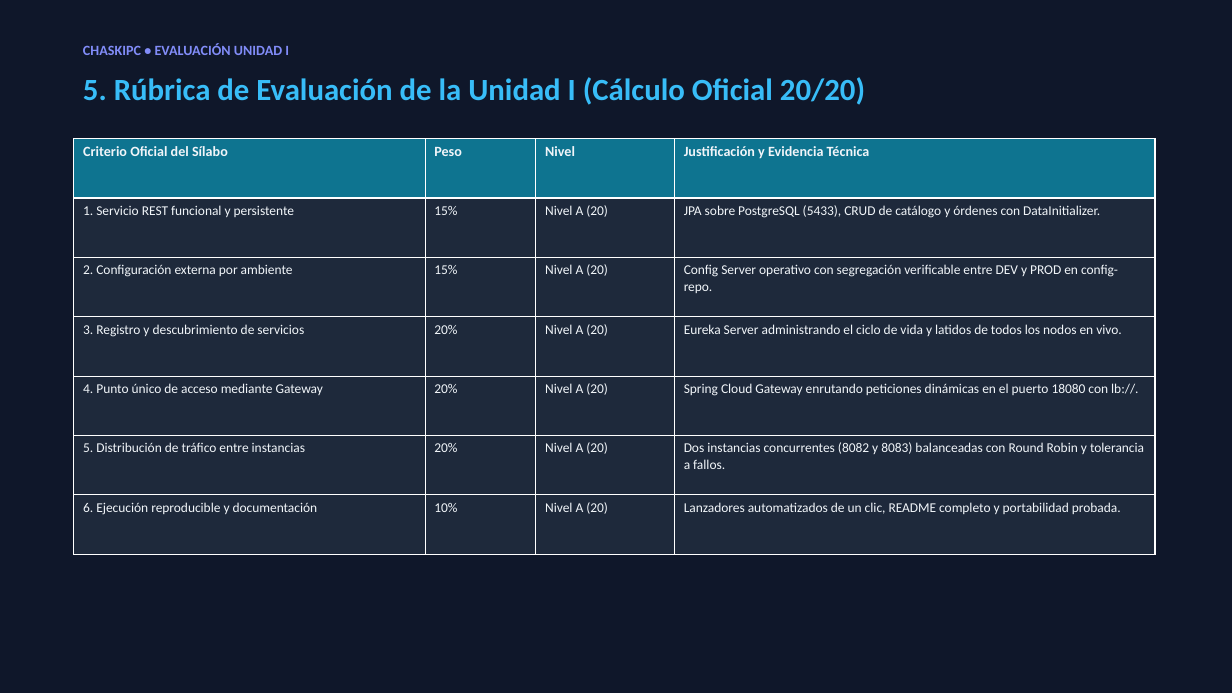
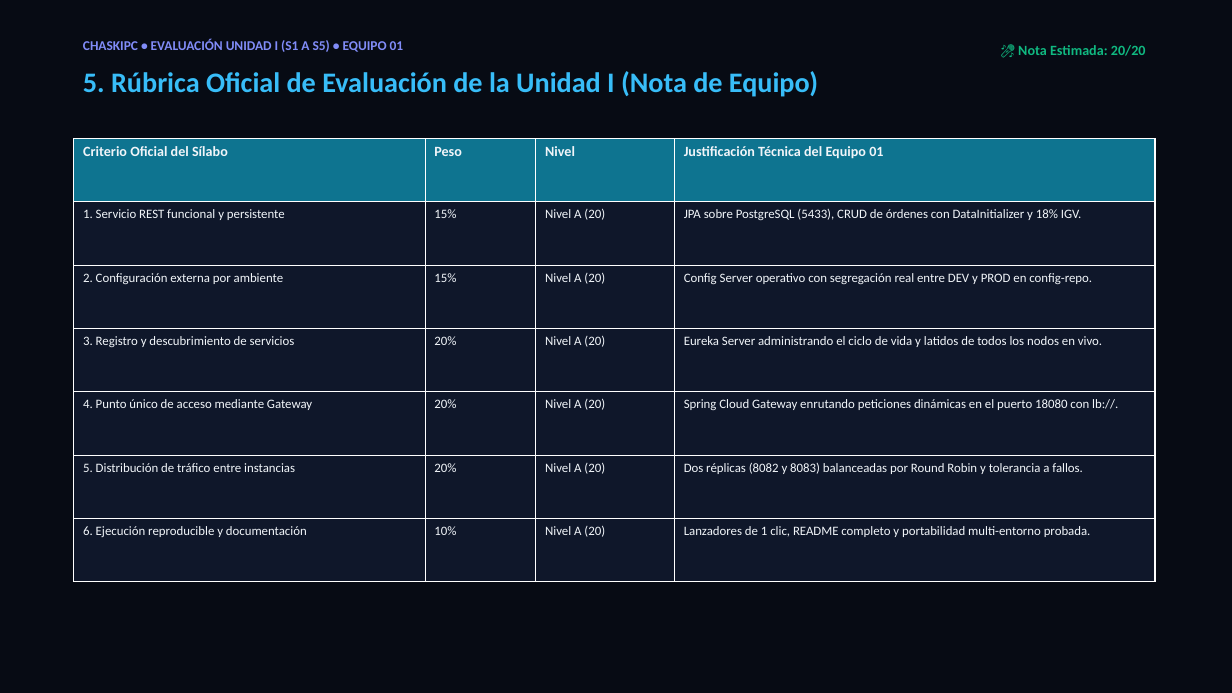
Before and after one commit to jaisesasaki24-cloud/ChaskiByte-Systems, a slide deck: slide 11 of presentacion.pptx (slide 8 before the commit). Drawn at 1232x693 pixels with LibreOffice and Linux fonts; fonts in the diff are those of the drawing. Boxes give left, top, right and bottom in pixels: in the first picture for what was removed or moved away, otherwise in the second. Text is boxed around its words. In the diff, an @@ line names an element or a change of style, - is before the commit and + after.

```diff
--- a/presentacion.pptx
+++ b/presentacion.pptx
@@ rectangle at <box>0,0,1232,693</box>: fill #0F172A to #070B14; outline #0F172A 0.75 pt to #070B14 0.75 pt @@
@@ text at <box>83,39,404,52</box>: text changed; size 11 to 10.5 pt @@
-CHASKIPC • EVALUACIÓN UNIDAD I
+CHASKIPC • EVALUACIÓN UNIDAD I (S1 A S5) • EQUIPO 01
@@ text added at <box>1018,45,1146,56</box>, 11 pt, text #10B981, bold @@
+🎤 Nota Estimada: 20/20
@@ text at <box>83,71,818,97</box>: text changed; size 24 to 22 pt @@
-5. Rúbrica de Evaluación de la Unidad I (Cálculo Oficial 20/20)
+5. Rúbrica Oficial de Evaluación de la Unidad I (Nota de Equipo)
@@ table at <box>74,139,1155,582</box> @@
-row 1, column 4: Justificación y Evidencia Técnica
+row 1, column 4: Justificación Técnica del Equipo 01
-row 2, column 4: JPA sobre PostgreSQL (5433), CRUD de catálogo y órdenes con DataInitializer.
+row 2, column 4: JPA sobre PostgreSQL (5433), CRUD de órdenes con DataInitializer y 18% IGV.
-row 3, column 4: Config Server operativo con segregación verificable entre DEV y PROD en config-repo.
+row 3, column 4: Config Server operativo con segregación real entre DEV y PROD en config-repo.
-row 6, column 4: Dos instancias concurrentes (8082 y 8083) balanceadas con Round Robin y tolerancia a fallos.
+row 6, column 4: Dos réplicas (8082 y 8083) balanceadas por Round Robin y tolerancia a fallos.
-row 7, column 4: Lanzadores automatizados de un clic, README completo y portabilidad probada.
+row 7, column 4: Lanzadores de 1 clic, README completo y portabilidad multi-entorno probada.
@@ fill #1E293B to #0F172A in 24 cells @@
@@ size 10.5 to 10 pt in "1. Servicio REST funcional y persistente", "15%", "Nivel A (20)", "2. Configuración externa por ambiente" and 16 more places @@
```
Also in this commit, not shown: 5 other slides changed, 5 slides added, 2 slides removed, 3 other files.
